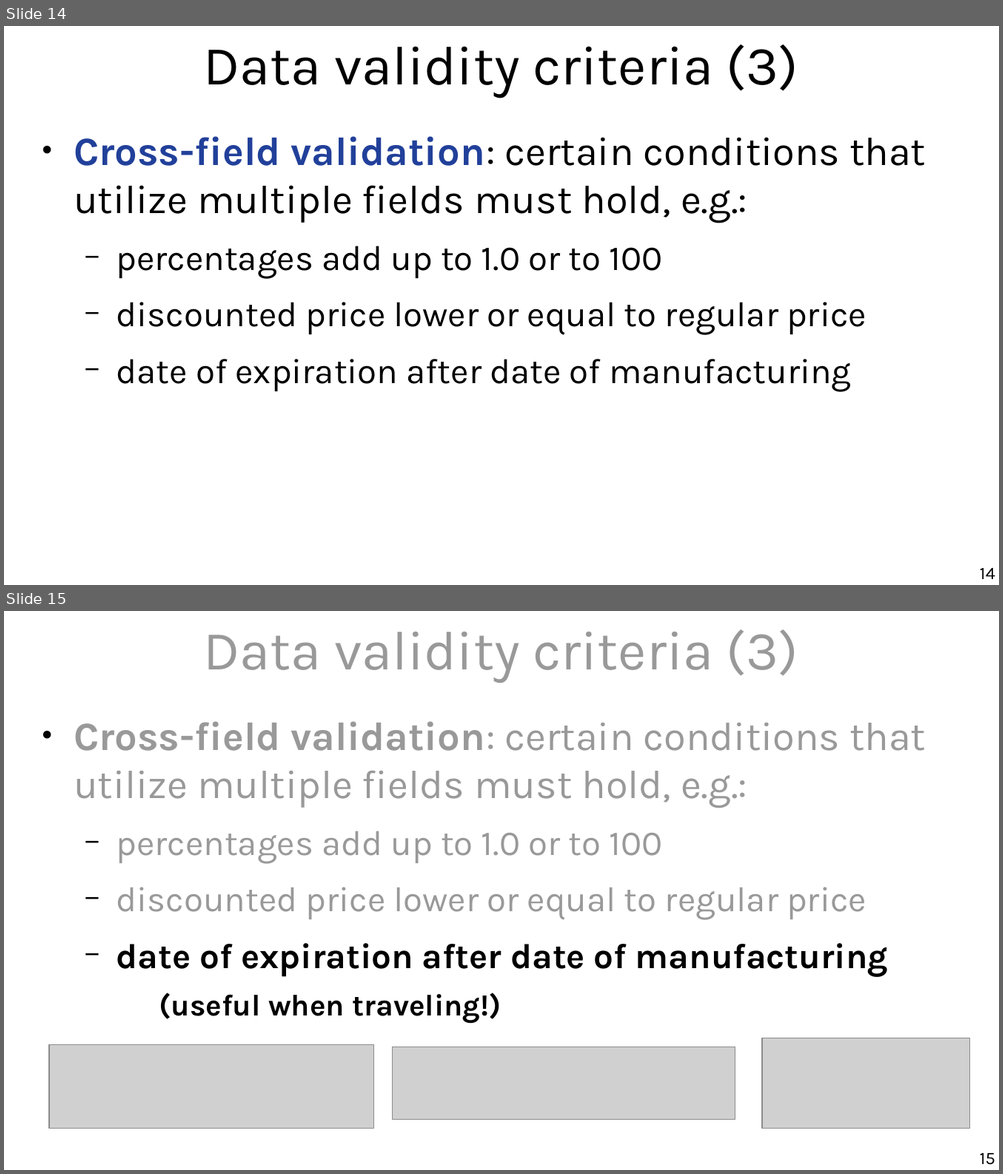
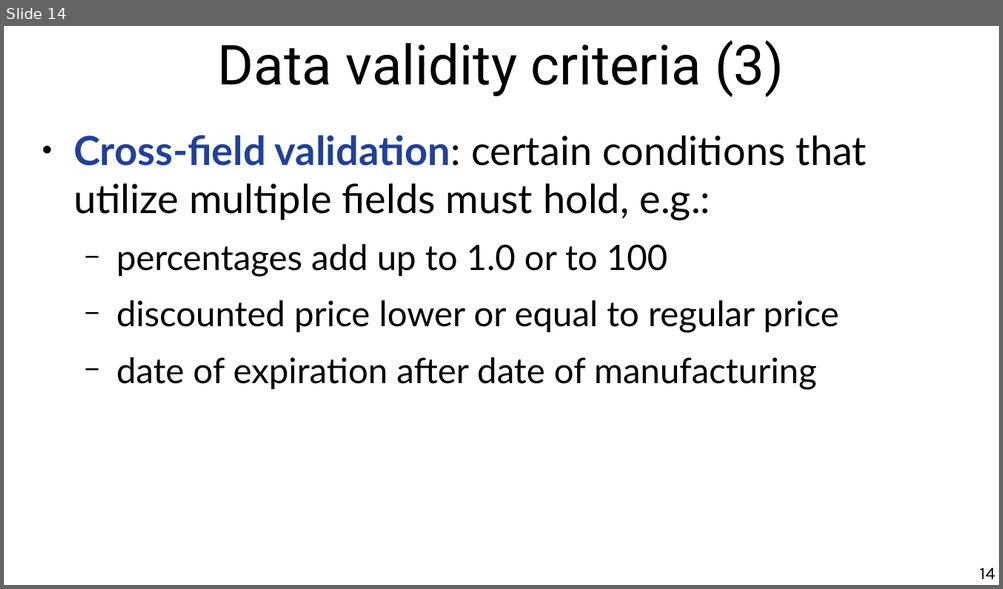
Before and after one commit to marco-calautti/data-mining-course, a slide deck: theory/odp/tt04_integration_cleaning.odp. Shown one above the other, each under a label of ours: slides 14 and 15 before the commit, slide 14 after it. The pictures are 1003x1174 and 1003x589 pixels, drawn with LibreOffice and Linux fonts; fonts in the diff are those of the drawing; grey boxes stand for pictures. Boxes give left, top, right and bottom in pixels: in the first picture for what was removed or moved away, otherwise in the second. Text is boxed around its words. In the diff, an @@ line names an element or a change of style, - is before the commit and + after.

```diff
--- a/theory/odp/tt04_integration_cleaning.odp
+++ b/theory/odp/tt04_integration_cleaning.odp
@@ slide 15 removed at [4, 611, 999, 1170], background #FFFFFF @@
@@ title removed at [204, 629, 798, 682] @@
-Data validity criteria (3)
@@ text removed at [74, 721, 925, 1024] @@
-● Cross-field validation: certain conditions that utilize multiple fields must hold, e.g.:
-  − percentages add up to 1.0 or to 100
-  − discounted price lower or equal to regular price
-  − date of expiration after date of manufacturing
-    (useful when traveling!)
@@ picture removed at [49, 1045, 374, 1128] @@
@@ picture removed at [392, 1048, 735, 1121] @@
@@ picture removed at [762, 1039, 970, 1129] @@
@@ page number removed at [979, 1153, 995, 1165] @@
-15
@@ slide 14 changed as well @@
@@ title "Data validity criteria (3)" at [218, 40, 783, 97]: font Karla to Roboto @@
@@ text "Cross-field validation: certain conditions that ..." at [74, 135, 867, 390]: font Karla to Lato @@
```
Also in this commit, not shown: 25 other slides changed, 1 slide added, 10 other files.
